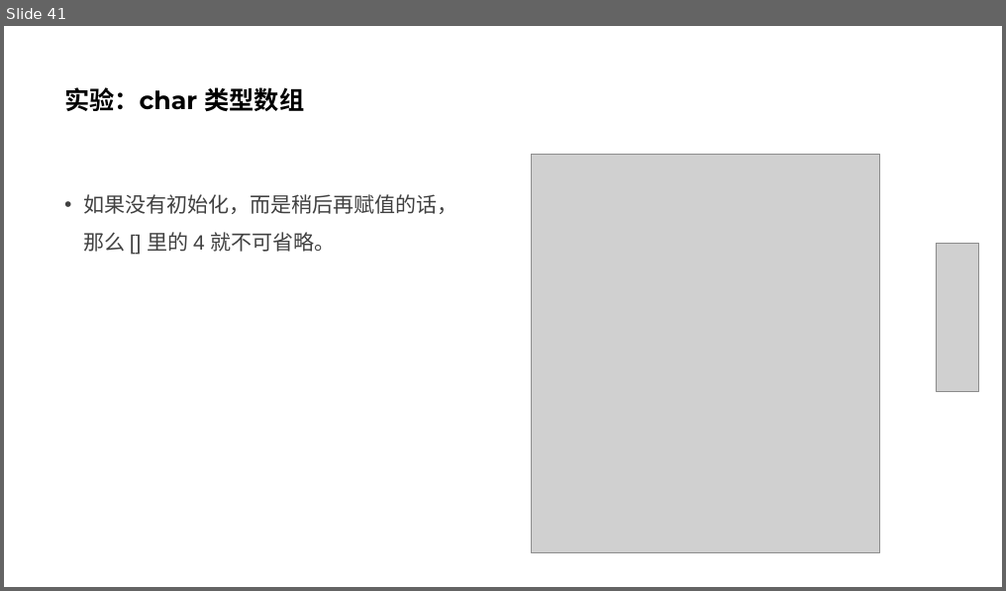
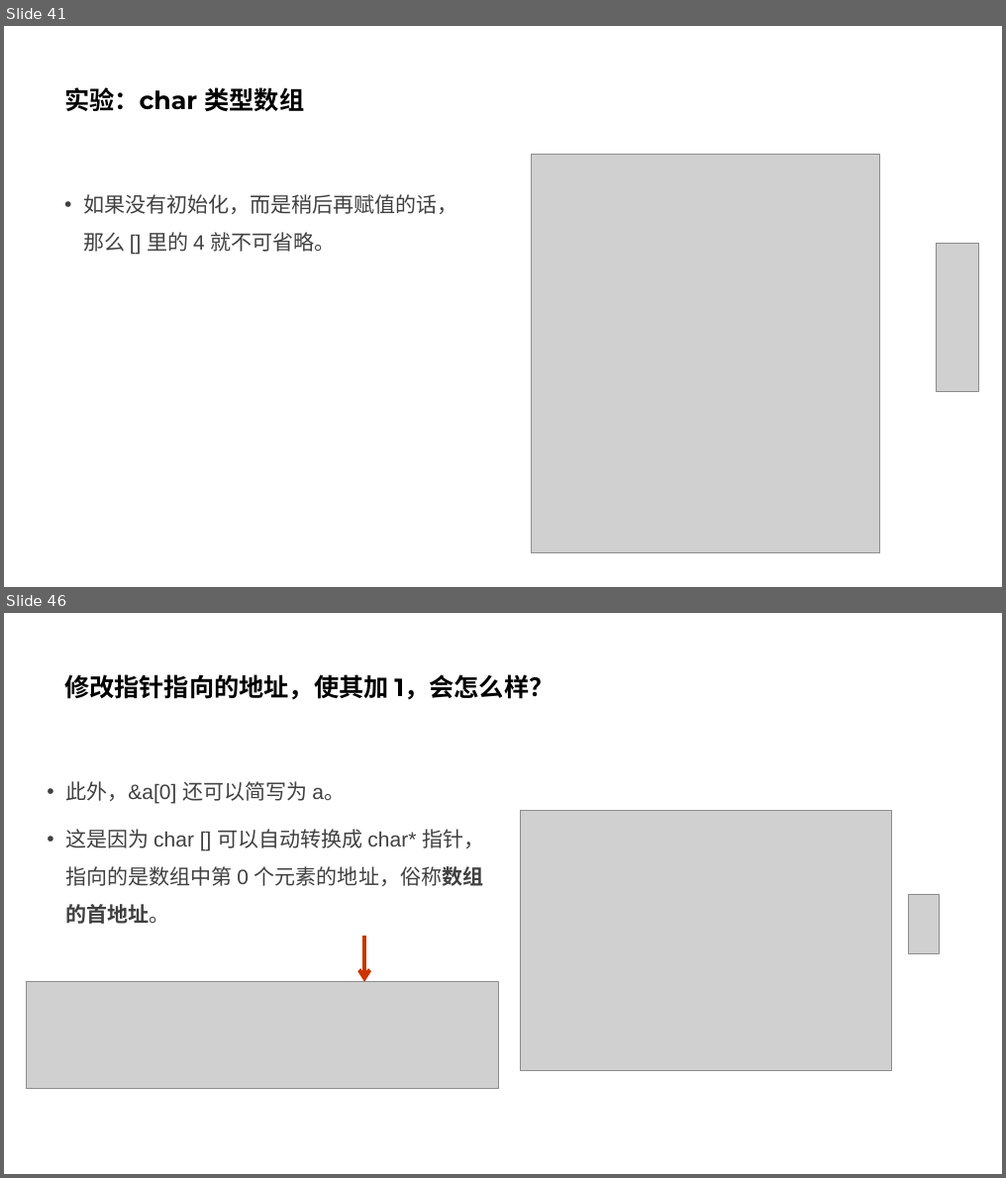
Before and after one commit to parallel101/course, a slide deck: 12/slides.pptx. Shown one above the other, each under a label of ours: slide 41 before the commit, slides 41 and 46 after it; the slides between them are not shown. The pictures are 1006x591 and 1006x1178 pixels, drawn with LibreOffice and Linux fonts; fonts in the diff are those of the drawing; grey boxes stand for pictures. Boxes give left, top, right and bottom in pixels: in the first picture for what was removed or moved away, otherwise in the second. Text is boxed around its words. In the diff, an @@ line names an element or a change of style, - is before the commit and + after.

```diff
--- a/12/slides.pptx
+++ b/12/slides.pptx
@@ slide 46 added at <box>4,613,1002,1174</box>, background #FFFFFF @@
@@ title added at <box>64,674,553,700</box>, 24 pt, text #000000, bold @@
+修改指针指向的地址，使其加 1，会怎么样？
@@ text added at <box>65,781,484,924</box>, 20 pt, text #404040 @@
+• 此外，&a[0] 还可以简写为 a。
+• 这是因为 char [] 可以自动转换成 char* 指针，指向的是数组中第 0 个元素的地址，俗称数组的首地址。
@@ picture added at <box>521,810,892,1070</box> @@
@@ picture added at <box>909,894,940,955</box> @@
@@ arrow added from (364, 937) to (364, 982), #CC3300 3.75 pt @@
@@ picture added at <box>27,982,499,1089</box> @@
```
Also in this commit, not shown: 1 slide changed, 6 other slides added, 8 other files.
